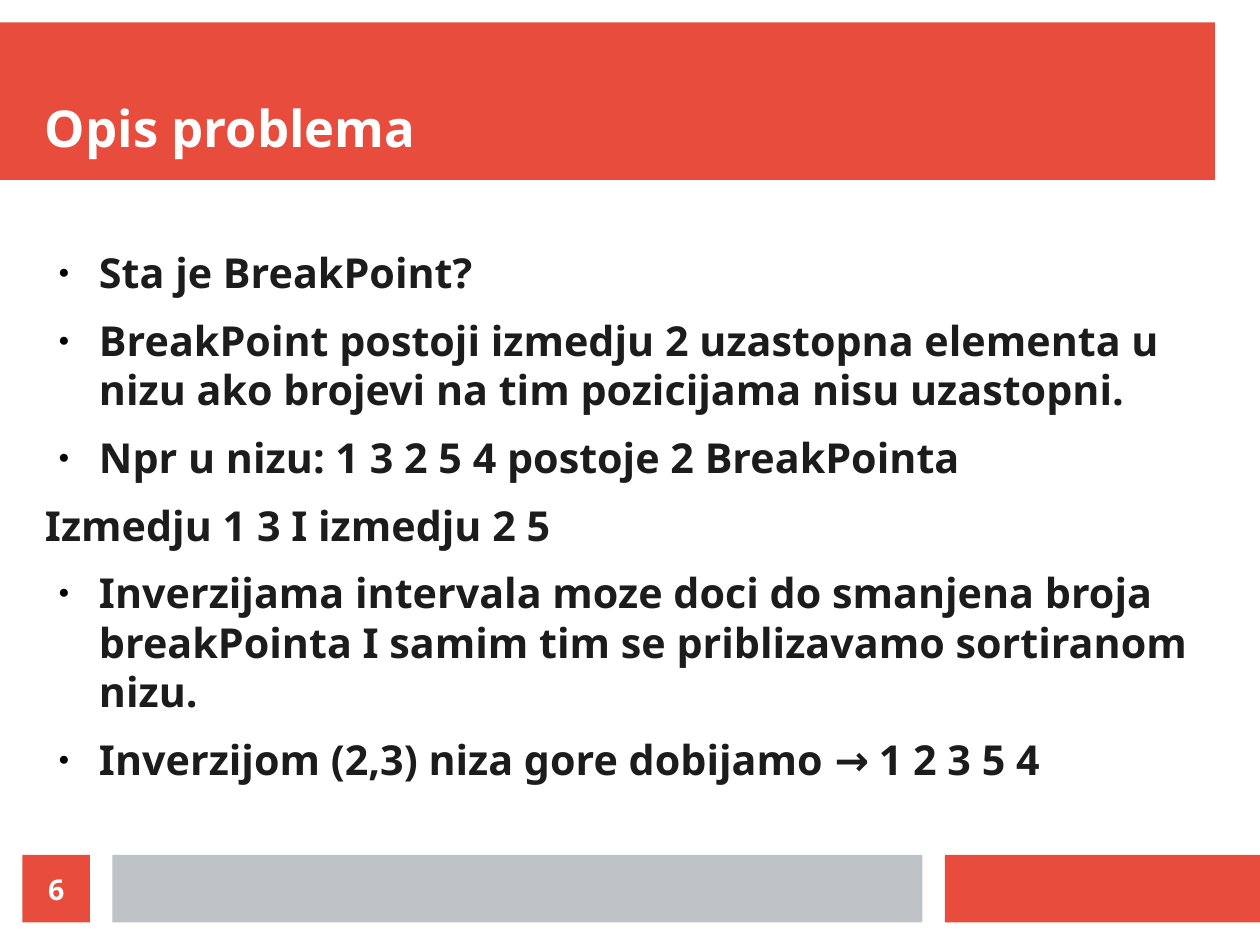
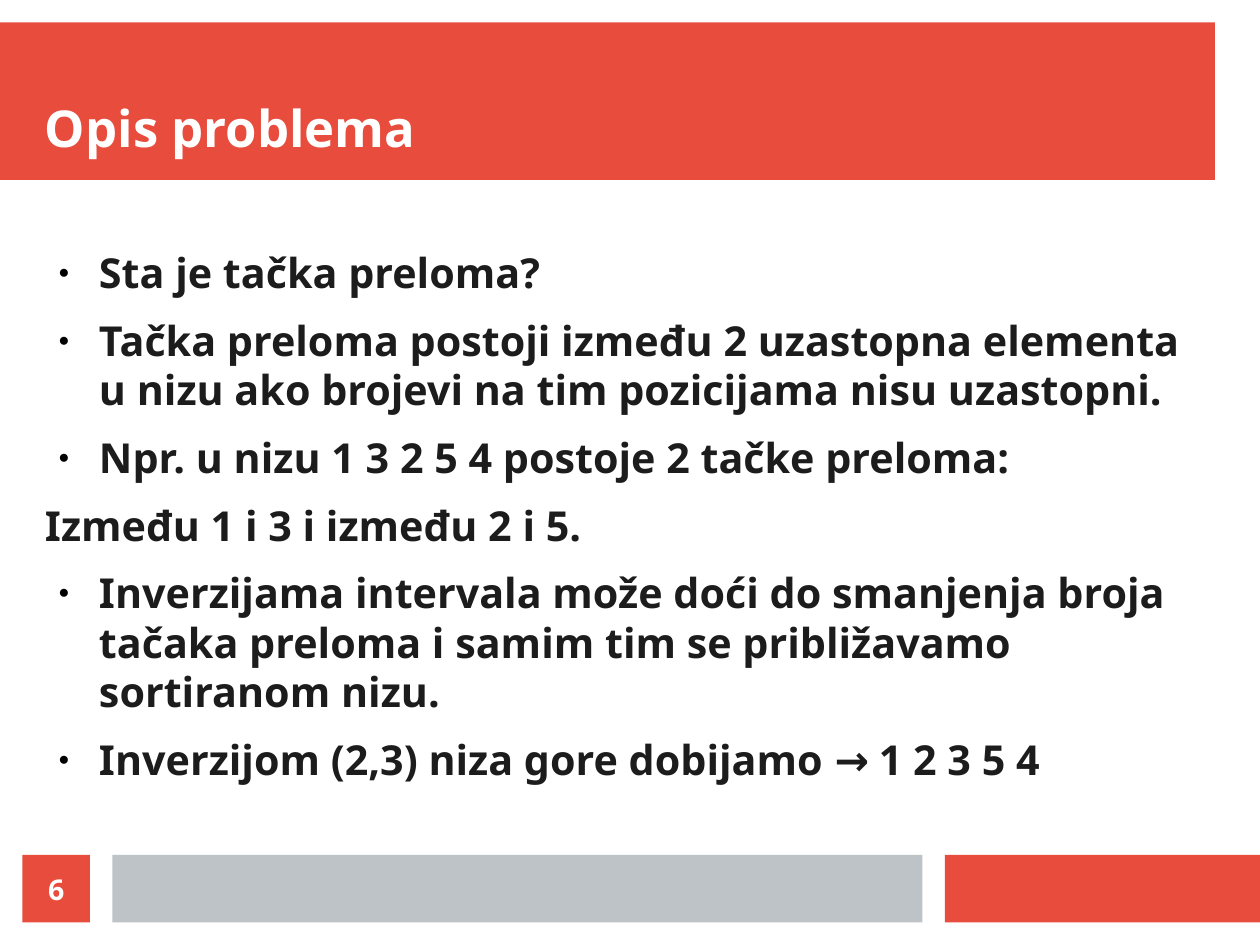
Before and after one commit to LukaVujcic/Minimum-Sorting-By-Reversals, a slide deck: slide 6 of prezentacija.odp. Drawn at 1260x945 pixels with LibreOffice and Linux fonts; fonts in the diff are those of the drawing. Boxes give left, top, right and bottom in pixels: in the first picture for what was removed or moved away, otherwise in the second. Text is boxed around its words. In the diff, an @@ line names an element or a change of style, - is before the commit and + after.

```diff
--- a/prezentacija.odp
+++ b/prezentacija.odp
@@ text at box(45, 256, 1179, 708): text changed @@
-● Sta je BreakPoint?
-● BreakPoint postoji izmedju 2 uzastopna elementa u nizu ako brojevi na tim pozicijama nisu uzastopni.
-● Npr u nizu: 1 3 2 5 4 postoje 2 BreakPointa
-Izmedju 1 3 I izmedju 2 5
-● Inverzijama intervala moze doci do smanjena broja breakPointa I samim tim se priblizavamo sortiranom nizu.
+● Sta je tačka preloma?
+● Tačka preloma postoji između 2 uzastopna elementa u nizu ako brojevi na tim pozicijama nisu uzastopni.
+● Npr. u nizu 1 3 2 5 4 postoje 2 tačke preloma:
+Između 1 i 3 i između 2 i 5.
+● Inverzijama intervala može doći do smanjenja broja tačaka preloma i samim tim se približavamo sortiranom nizu.
```
Also in this commit, not shown: 10 other slides changed.
